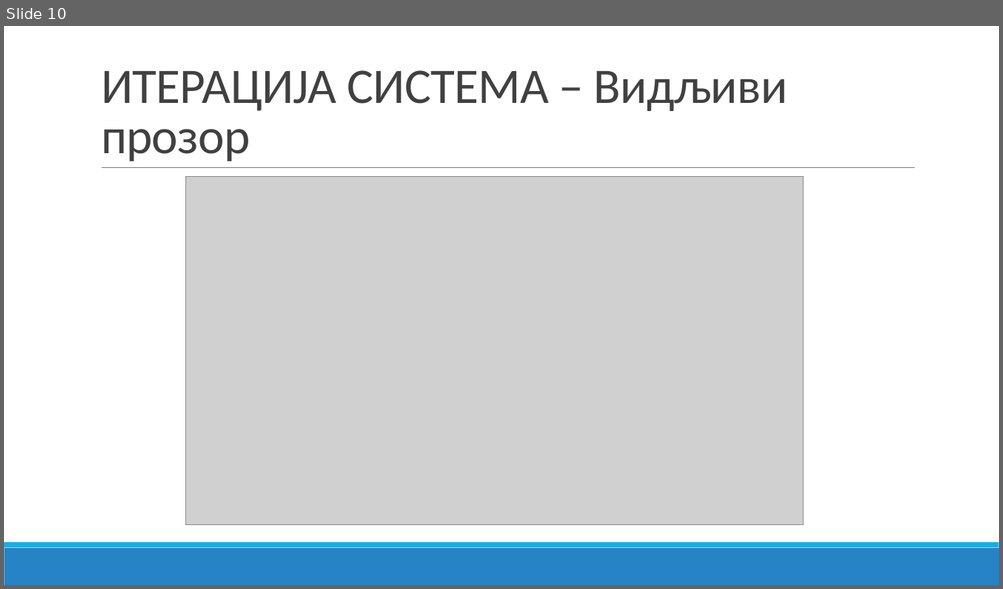
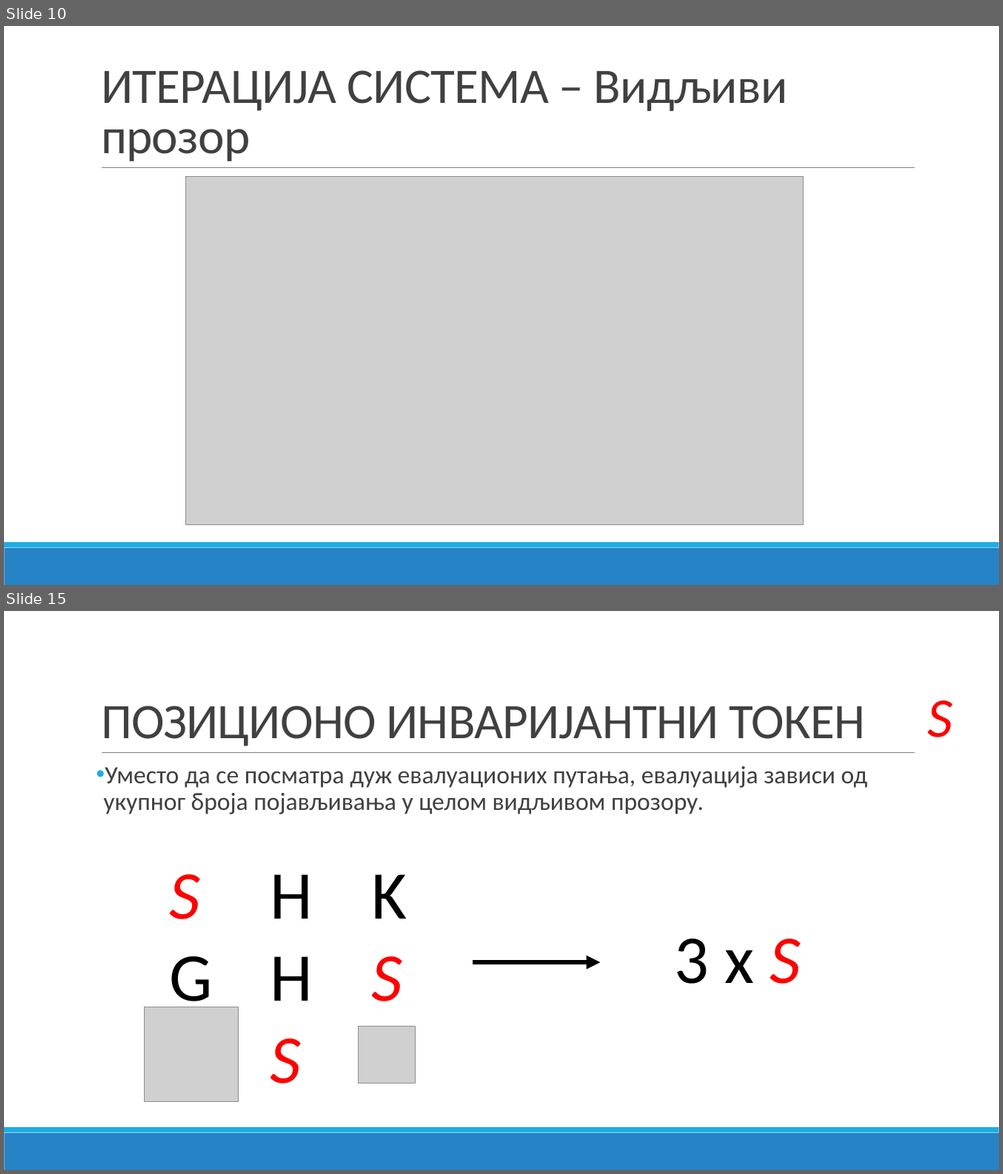
Before and after one commit to bxgda/diplomski-rad, a slide deck: PREZENTACIJA_JB.pptx. Shown one above the other, each under a label of ours: slide 10 before the commit, slides 10 and 15 after it; the slides between them are not shown. The pictures are 1003x589 and 1003x1174 pixels, drawn with LibreOffice and Linux fonts; fonts in the diff are those of the drawing; grey boxes stand for pictures. Boxes give left, top, right and bottom in pixels: in the first picture for what was removed or moved away, otherwise in the second. Text is boxed around its words. In the diff, an @@ line names an element or a change of style, - is before the commit and + after.

```diff
--- a/PREZENTACIJA_JB.pptx
+++ b/PREZENTACIJA_JB.pptx
@@ slide 15 added at [4, 611, 999, 1170], background #FFFFFF; not listed: 3 template elements that a slide beside it also shows @@
@@ title added at [101, 706, 865, 746], 48 pt, text #404040 @@
+ПОЗИЦИОНО ИНВАРИЈАНТНИ ТОКЕН
@@ text added at [927, 701, 952, 738], 54 pt, text #FF0000, italic @@
+S
@@ text added at [103, 766, 868, 815], 24 pt, text #404040 @@
+• Уместо да се посматра дуж евалуационих путања, евалуација зависи од укупног броја појављивања у целом видљивом прозору.
@@ text added at [169, 874, 212, 1018], 66 pt, text #FF0000, italic @@
+S
+G
@@ text added at [270, 874, 313, 1084], 66 pt, text #000000 @@
+H
+H
+S
@@ text added at [372, 874, 407, 1002], 66 pt, text #000000 @@
+K
+S
@@ text added at [674, 939, 801, 984], 66 pt, text #000000 @@
+3 x S
@@ arrow added from (472, 963) to (600, 963), #000000 4.5 pt @@
@@ picture added at [145, 1008, 239, 1102] @@
@@ picture added at [358, 1027, 415, 1083] @@
```
Also in this commit, not shown: 1 slide changed, 5 other slides added.
